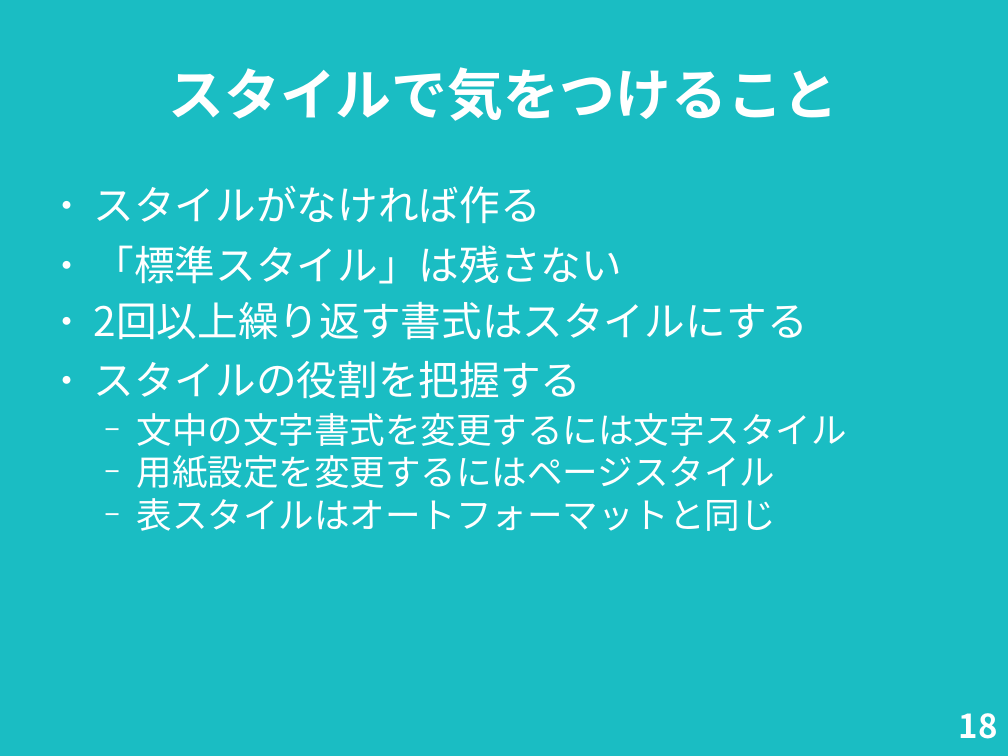
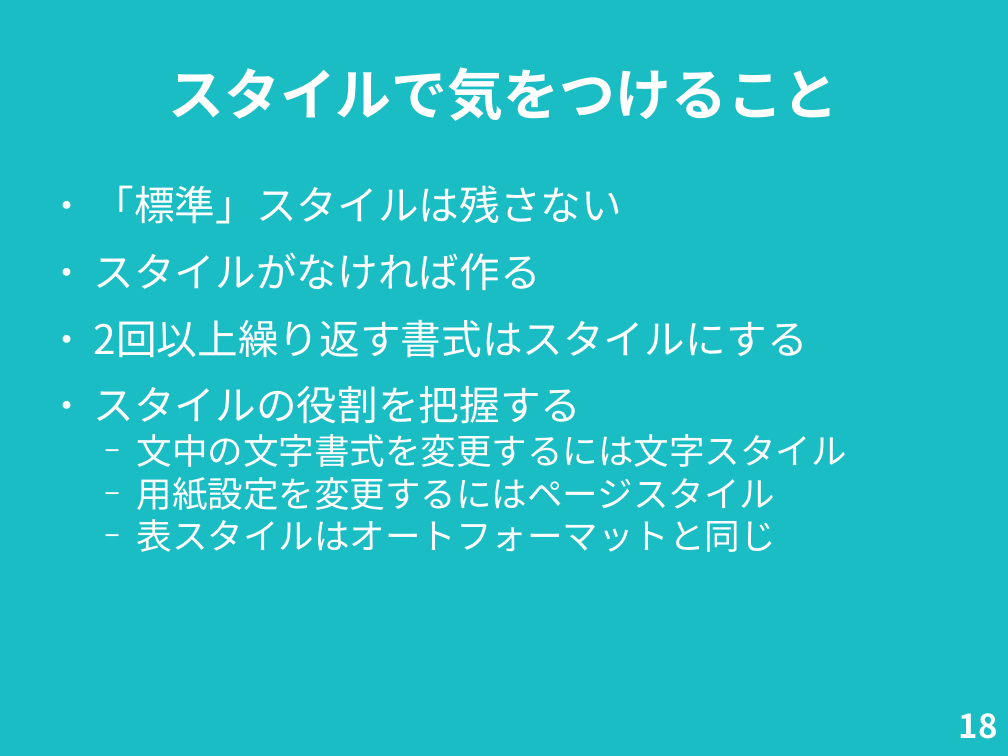
Before and after one commit to nogajun/libreofficekaigi2018-handson, a slide deck: slide 18 of docs/20180512-writer_handson_slide.odp. Drawn at 1008x756 pixels with LibreOffice and Linux fonts; fonts in the diff are those of the drawing. Boxes give left, top, right and bottom in pixels: in the first picture for what was removed or moved away, otherwise in the second. Text is boxed around its words. In the diff, an @@ line names an element or a change of style, - is before the commit and + after.

Commit message:
READMEの変更とスライドをアップデート

```diff
--- a/docs/20180512-writer_handson_slide.odp
+++ b/docs/20180512-writer_handson_slide.odp
@@ text at bbox=[94, 185, 622, 224]: paragraph added @@
+● 「標準」スタイルは残さない
@@ text at bbox=[94, 245, 622, 284]: paragraph removed @@
-● 「標準スタイル」は残さない
@@ text at bbox=[94, 319, 847, 467]: more space between paragraphs; less space between paragraphs @@
```
Also in this commit, not shown: 11 other slides changed, 2 other files.
